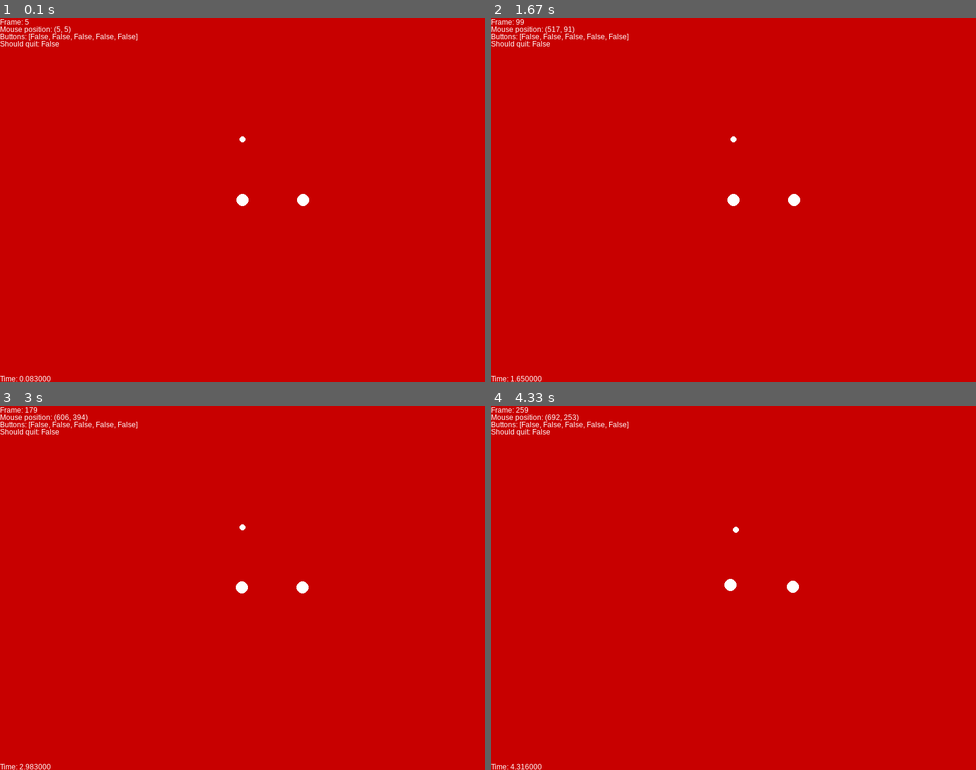
Above: before the commit, frames 1-4 (two rows, left to right).
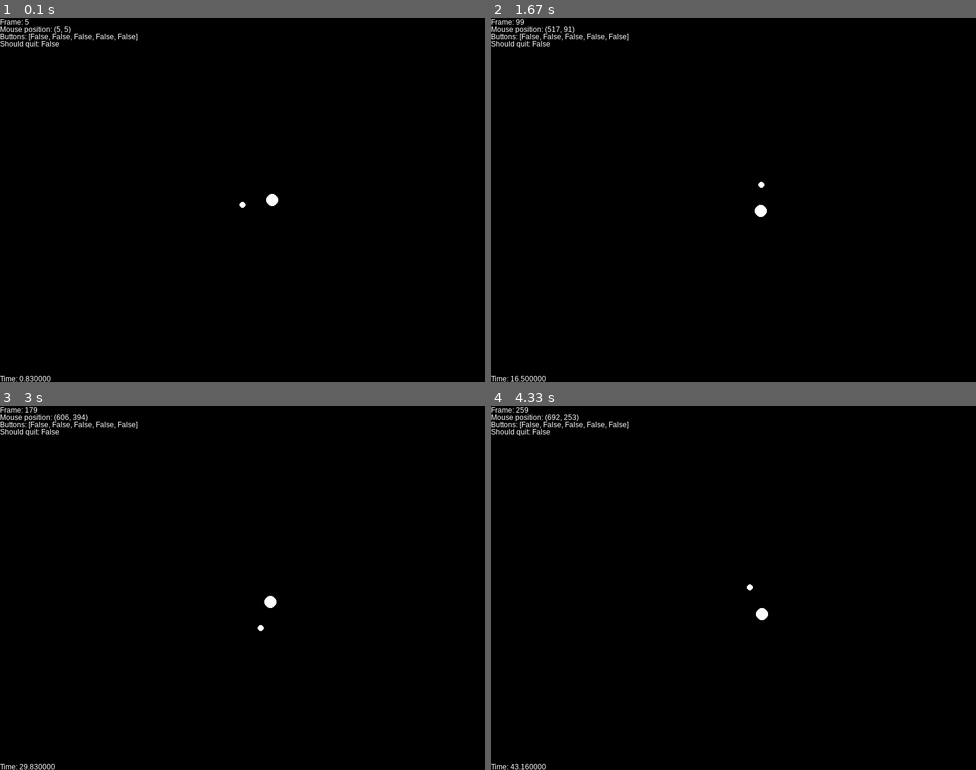
Above: after the commit, the same moments.

Repository: tiboras/IN104_Mathis_Miroux-Thibaud_Rasse
Game: pygame game, started from Project_TA/projet/main.py
Same seed, same stepped clock (60 frames per second), same inputs: the game is played once before the commit and once after it.
Inputs (mouse positions are in pixels of both pictures, inside the frame that each line leads up to):
- Up to frame 1 (0.1 s): no input
- Up to frame 2 (1.67 s): move the mouse to (714, 214) at 0.37 s; move the mouse to (617, 203) at 0.87 s; move the mouse to (806, 72) at 1.37 s
- Up to frame 3 (3 s): move the mouse to (252, 464) at 1.87 s; move the mouse to (247, 624) at 2.43 s; move the mouse to (368, 646) at 2.93 s
- Up to frame 4 (4.33 s): move the mouse to (859, 555) at 3.43 s; move the mouse to (908, 558) at 3.93 s

The runs differ from the first frame. In frame 1, 100% of the frame differs, in the area x 0-100%, y 0-100%; in frame 2, 100%; in frame 3, 100%; in frame 4, 100%.

Commit message:
Ca tourne bien maintenant
résolution des problèmes d'indices, de caméra, ce qui fait que tout tourne bien avec la méthode naïve

Diff:
--- a/Project_TA/projet/main.py
+++ b/Project_TA/projet/main.py
@@ -9,34 +9,30 @@
 import pygame as pg
 
 if __name__ == "__main__":
-    b1 = Body(Vector2(100, 300),
-              velocity=Vector2(0, 0),
-              mass=10,
+    b1 = Body(Vector2(0, 0),
+              velocity=Vector2(0, 0.2),
+              mass=1,
               draw_radius=5)
-    b2 = Body(Vector2(100, 400),
-              velocity=Vector2(0, 0.2),
+    b2 = Body(Vector2(1, 0),
+              velocity=Vector2(0,0),
               mass=10,
               draw_radius=10)
-    b3 = Body(Vector2(200, 400),
-          velocity=Vector2(0, 0.2),
-          mass=10,
-          draw_radius=10)
     world = World()
     world.add(b1)
     world.add(b2)
-    world.add(b3)
+
 
     simulator = Simulator(world, DummyEngine, DummySolver)
 
     screen_size = Vector2(800, 600)
     screen = Screen(screen_size,
-                    bg_color=(200, 0, 0),
+                    bg_color=(0, 0, 0),
                     caption="Simulator")
     screen.camera.scale = 50
 
     # this coefficient controls the speed
     # of the simulation
-    time_scale = 1
+    time_scale = 10
     print(len(world))
 
     print("Start program")
--- a/Project_TA/projet/simulator/graphics/camera.py
+++ b/Project_TA/projet/simulator/graphics/camera.py
@@ -7,14 +7,14 @@
 class Camera:
     def __init__(self, screen_size):
         self.screen_size = screen_size
-        self.position = Vector2(100, 400)
+        self.position = Vector2(0, 0)
         self.scale = 1
 
     def to_screen_coords(self, position):
         """ Converts the world-coordinate position to a screen-coordinate. """
-        test = position.__sub__(self.position-Vector2(400,300))
+        test = self.scale*(position -self.position)+self.screen_size/2
         return test
 
     def from_screen_coords(self, position):
         """ Converts the screen-coordinate position to a world-coordinate. """
-        return position.__add__(self.position-Vector2(400,300))
+        return 1/self.scale*(position -self.screen_size/2) + self.position
--- a/Project_TA/projet/simulator/physics/engine.py
+++ b/Project_TA/projet/simulator/physics/engine.py
@@ -8,7 +8,7 @@
         by a body in pos2 with mass2
     """
     vect = pos2-pos1
-    return (( G*mass2*mass1/vect.norm()**3)*vect)
+    return (G*mass2*mass1/(vect.norm()**3))*vect
 
 
 
@@ -65,14 +65,15 @@
         deriv = Vector(4*N)
         for i in range(N) :
             deriv[2*i] = y0[(N+i)*2]
-            deriv[2*i+1] = y0[(N+i)*2]
+            deriv[2*i+1] = y0[(N+i)*2+1]
             acc_i = Vector2(0,0)
             pos_i = Vector2(y0[2*i],y0[2*i+1])
             for j in range(2) :
                 if i!=j :
                     acc_i += gravitational_force(pos_i,1,Vector2(y0[2*j],y0[2*j+1]),self.world.get(j).mass)
             deriv[2*N+2*i] = acc_i.get_x()
-            deriv[2*N+2*i] = acc_i.get_y()
+            deriv[2*N+2*i+1] = acc_i.get_y()
+
         return deriv
 
 
@@ -110,4 +111,5 @@
             pos_vit[2*k+1]=self.world.get(k).position.get_y()
             pos_vit[2*N+2*k]=self.world.get(k).velocity.get_x()
             pos_vit[2*N+2*k+1]=self.world.get(k).velocity.get_y()
+
         return pos_vit
--- a/Project_TA/projet/simulator/solvers/solver.py
+++ b/Project_TA/projet/simulator/solvers/solver.py
@@ -37,8 +37,10 @@
         """
 
         y=self.y0
-        dt=t//self.max_step_size
-        for k in range(1,int(t)+1):
-            y = y+(dt*(self.f(k*dt,y)))
-        print(y)
+        N = int(t//self.max_step_size)
+        dt = self.max_step_size
+        for k in range(1,N):
+            funct = self.f(self.t0+k*dt,y)
+            y = y+dt*funct
+            # print(funct)
         return y
--- a/Project_TA/projet/simulator/utils/vector.py
+++ b/Project_TA/projet/simulator/utils/vector.py
@@ -73,6 +73,8 @@
             for i in range(self.dim):
                 result[i] = self[i] + other
             return result
+    def __radd__(self,other) :
+        return self + other
 
     # this is called to compute expressions of the form `a - b`
     # where a is a Vector
@@ -92,6 +94,9 @@
                 result[i] = self[i] - other
             return result
 
+
+    def __rsub__(self,other) :
+        return (-1)*self + other
     # this is called to compute expressions of the form `a * b`
     # where a is a Vector
     def __mul__(self, other):
